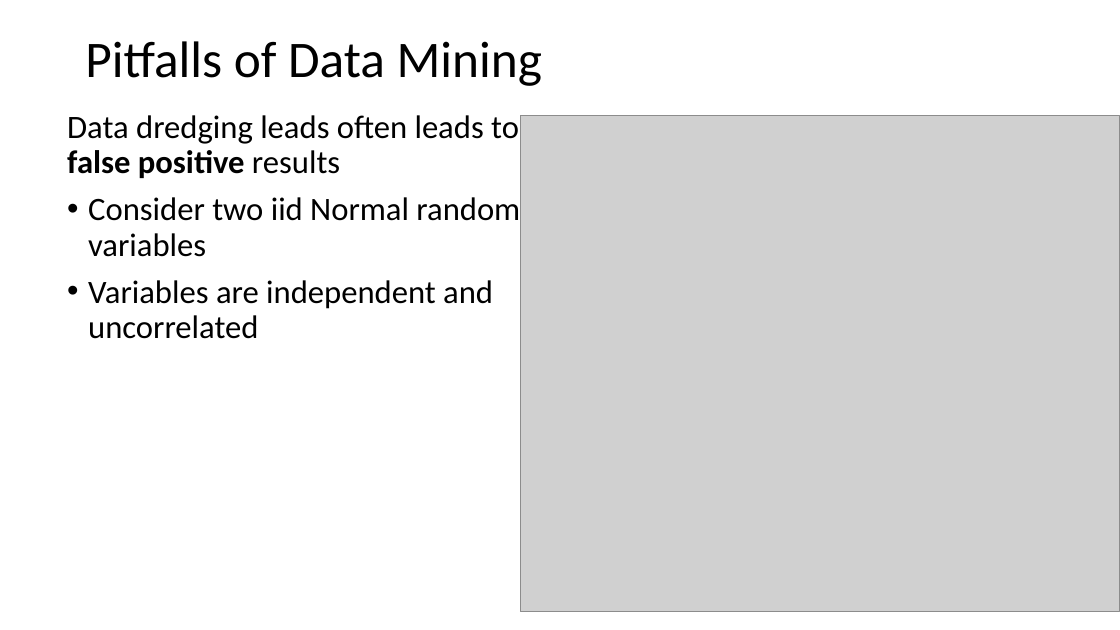
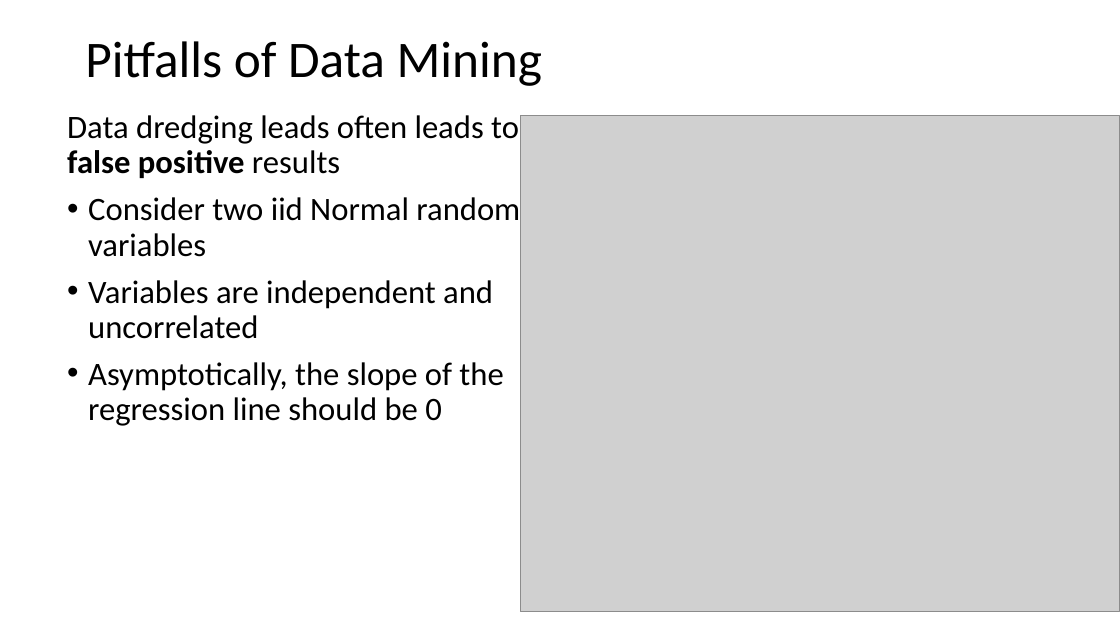
Before and after one commit to harelgabainew/school1, a slide deck: slide 59 of slides/1_Introduction.pptx. Drawn at 1120x630 pixels with LibreOffice and Linux fonts; fonts in the diff are those of the drawing; grey boxes stand for pictures. Boxes give left, top, right and bottom in pixels: in the first picture for what was removed or moved away, otherwise in the second. Text is boxed around its words. In the diff, an @@ line names an element or a change of style, - is before the commit and + after.

```diff
--- a/slides/1_Introduction.pptx
+++ b/slides/1_Introduction.pptx
@@ text at (88,362,503,426): paragraph added @@
+• Asymptotically, the slope of the regression line should be 0
```
Also in this commit, not shown: 2 other slides changed.
